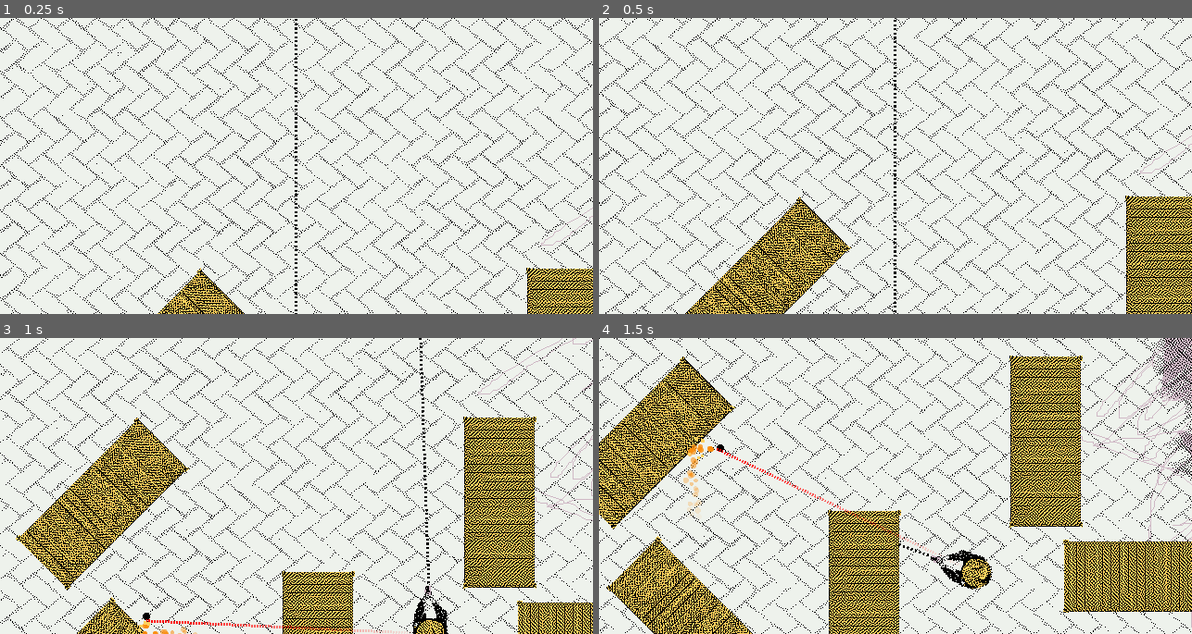
Above: before the commit, frames 1-4 (two rows, left to right).
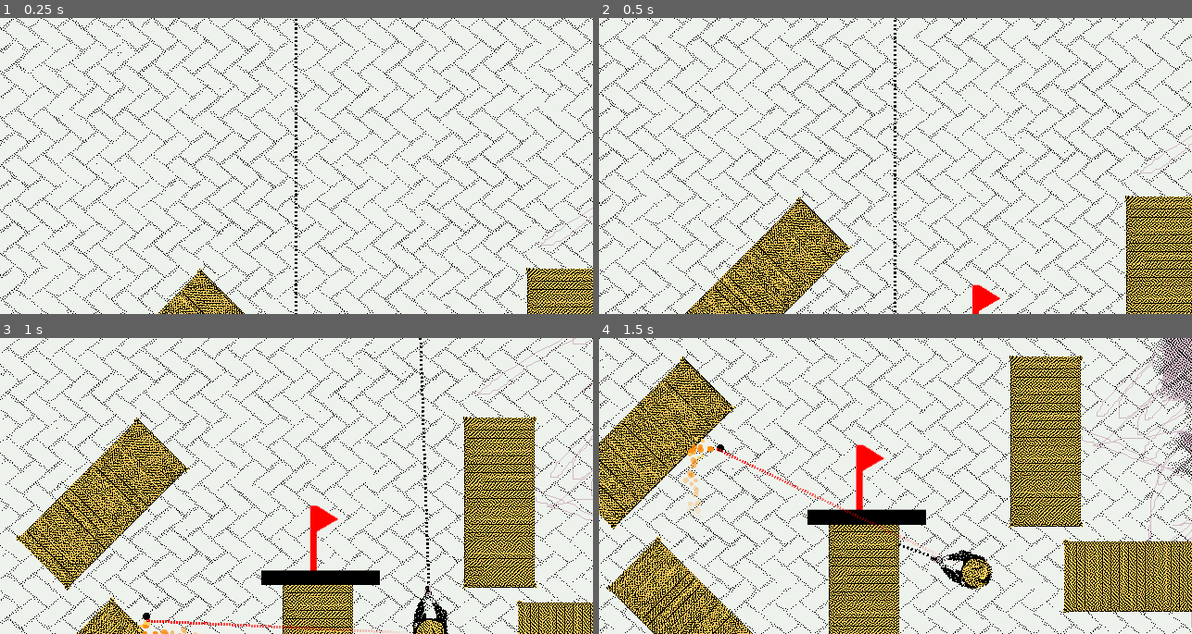
Above: after the commit, the same moments.

Repository: HalfdanBrage/nordicGame
Game: Godot game, scene res://Levels/Main_levels/level_1.tscn
Same seed, same stepped clock (60 frames per second), same inputs: the game is played once before the commit and once after it. This scene is started directly instead of the project's main scene.
Inputs (mouse positions are in pixels of both pictures, inside the frame that each line leads up to):
- Up to frame 1 (0.25 s): no input
- Up to frame 2 (0.5 s): no input
- Up to frame 3 (1 s): move the mouse to (426, 471) at 0.52 s; tap X (swap) at 0.6 s
- Up to frame 4 (1.5 s): move the mouse to (776, 500) at 1.27 s; tap Space (shoot) at 1.35 s

Frame 1 is identical in both runs. In frame 2, 0.3% of the frame differs, in the area x 62-68%, y 90-100%; in frame 3, 1.2%; in frame 4, 1.2%, in the area x 35-56%, y 35-64%.

Commit message:
created level complete screen

Diff:
--- a/Entities/Goal/goal.tscn
+++ b/Entities/Goal/goal.tscn
@@ -31,7 +31,7 @@
 }]
 
 [sub_resource type="RectangleShape2D" id="RectangleShape2D_1lyfu"]
-size = Vector2(127, 99)
+size = Vector2(78, 103.5)
 
 [node name="Goal" type="Node2D"]
 script = ExtResource("1_pllt4")
@@ -42,9 +42,11 @@
 frame_progress = 1.0
 
 [node name="PlayerCollisionArea" type="Area2D" parent="."]
+collision_layer = 0
+collision_mask = 4
 
 [node name="CollisionShape2D" type="CollisionShape2D" parent="PlayerCollisionArea"]
-position = Vector2(-0.5, -11.5)
+position = Vector2(-1, -14.25)
 shape = SubResource("RectangleShape2D_1lyfu")
 
 [connection signal="body_entered" from="PlayerCollisionArea" to="." method="_on_player_collision_area_body_entered"]
--- a/Entities/Player/player.gd
+++ b/Entities/Player/player.gd
@@ -62,11 +62,9 @@
 			disable_bullet()
 
 func swap_positions(node_1: Node2D, node_2: Node2D):
-	print("start")
 	var tmp = Vector2(node_1.global_position)
 	node_1.global_position = node_2.global_position
 	node_2.global_position = tmp
-	print("stop")
 
 func shoot():
 	if is_level_1:
@@ -112,7 +110,6 @@
 	if bullet != null:
 		line.show()
 		line.set_point_position(1, bullet.position - global_position)
-		print("Bullet pos : ", bullet.position)
 	else:
 		line.hide()
 
--- a/Levels/Main_levels/level_1.tscn
+++ b/Levels/Main_levels/level_1.tscn
@@ -1,9 +1,10 @@
-[gd_scene load_steps=5 format=3 uid="uid://ca5t82w3slikp"]
+[gd_scene load_steps=6 format=3 uid="uid://ca5t82w3slikp"]
 
-[ext_resource type="PackedScene" uid="uid://roboues66463" path="res://Levels/base_level.tscn" id="1_d8im6"]
-[ext_resource type="Texture2D" uid="uid://bunsd0p3k4rkj" path="res://Assets/Backgrounds/square.png" id="2_wm38g"]
+[ext_resource type="PackedScene" uid="uid://cgyllykybfibm" path="res://Levels/base_level.tscn" id="1_d8im6"]
+[ext_resource type="Texture2D" uid="uid://bvvpx72odpw3d" path="res://Assets/Backgrounds/square.png" id="2_wm38g"]
 [ext_resource type="PackedScene" uid="uid://btjcq63akrg2d" path="res://Entities/Terrain/containerYellow.tscn" id="3_5el4r"]
 [ext_resource type="PackedScene" uid="uid://chg348md75ben" path="res://Entities/Bullet/bullet.tscn" id="4_8mvcu"]
+[ext_resource type="PackedScene" uid="uid://1piu0qomd32m" path="res://Entities/Goal/goal.tscn" id="5_ik5cs"]
 
 [node name="Level-1" instance=ExtResource("1_d8im6")]
 
@@ -40,3 +41,6 @@
 
 [node name="Bullet" parent="." index="8" instance=ExtResource("4_8mvcu")]
 position = Vector2(221, -1)
+
+[node name="Goal" parent="." index="9" instance=ExtResource("5_ik5cs")]
+position = Vector2(94, -107)
--- /dev/null
+++ b/Levels/base_level.gd
@@ -0,0 +1,5 @@
+extends Node2D
+
+
+func _ready():
+	Musicplayer.play_chill()
--- a/Levels/base_level.tscn
+++ b/Levels/base_level.tscn
@@ -1,9 +1,11 @@
-[gd_scene load_steps=3 format=3 uid="uid://roboues66463"]
+[gd_scene load_steps=4 format=3 uid="uid://cgyllykybfibm"]
 
+[ext_resource type="Script" path="res://Levels/base_level.gd" id="1_seoey"]
 [ext_resource type="PackedScene" uid="uid://cg5jkbbj5pddo" path="res://Entities/Camera.tscn" id="2_836xk"]
 [ext_resource type="PackedScene" uid="uid://mgb64uhgo0cu" path="res://Entities/Player/player.tscn" id="3_bs6iq"]
 
-[node name="Test-level-1" type="Node2D"]
+[node name="BaseLevel" type="Node2D"]
+script = ExtResource("1_seoey")
 
 [node name="Camera2D" parent="." instance=ExtResource("2_836xk")]
 
--- /dev/null
+++ b/Menus/win_screen.gd
@@ -0,0 +1,4 @@
+extends CanvasLayer
+
+func _ready():
+	Musicplayer.play_out()
--- /dev/null
+++ b/Menus/win_screen.tscn
@@ -0,0 +1,80 @@
+[gd_scene load_steps=7 format=3 uid="uid://sff7u7unl340"]
+
+[ext_resource type="Script" path="res://Menus/win_screen.gd" id="1_3n6u5"]
+
+[sub_resource type="Gradient" id="Gradient_1fbc4"]
+colors = PackedColorArray(0, 0, 0, 1, 0, 0, 0, 0.745098)
+
+[sub_resource type="FastNoiseLite" id="FastNoiseLite_5sqbm"]
+
+[sub_resource type="NoiseTexture2D" id="NoiseTexture2D_5oa2y"]
+color_ramp = SubResource("Gradient_1fbc4")
+noise = SubResource("FastNoiseLite_5sqbm")
+
+[sub_resource type="Animation" id="Animation_q6uc0"]
+resource_name = "appear"
+length = 6.0
+tracks/0/type = "value"
+tracks/0/imported = false
+tracks/0/enabled = true
+tracks/0/path = NodePath("CenterContainer/FlowContainer/Label:custom_minimum_size")
+tracks/0/interp = 1
+tracks/0/loop_wrap = true
+tracks/0/keys = {
+"times": PackedFloat32Array(3.1, 5),
+"transitions": PackedFloat32Array(1, 1),
+"update": 0,
+"values": [Vector2(0, 0), Vector2(130, 0)]
+}
+tracks/1/type = "value"
+tracks/1/imported = false
+tracks/1/enabled = true
+tracks/1/path = NodePath("TextureRect:modulate")
+tracks/1/interp = 1
+tracks/1/loop_wrap = true
+tracks/1/keys = {
+"times": PackedFloat32Array(0, 2.2),
+"transitions": PackedFloat32Array(1, 1),
+"update": 0,
+"values": [Color(1, 1, 1, 0), Color(1, 1, 1, 1)]
+}
+
+[sub_resource type="AnimationLibrary" id="AnimationLibrary_42x66"]
+_data = {
+"appear": SubResource("Animation_q6uc0")
+}
+
+[node name="Win Screen" type="CanvasLayer"]
+script = ExtResource("1_3n6u5")
+
+[node name="TextureRect" type="TextureRect" parent="."]
+modulate = Color(1, 1, 1, 0)
+anchors_preset = 15
+anchor_right = 1.0
+anchor_bottom = 1.0
+grow_horizontal = 2
+grow_vertical = 2
+texture = SubResource("NoiseTexture2D_5oa2y")
+
+[node name="CenterContainer" type="CenterContainer" parent="."]
+anchors_preset = 15
+anchor_right = 1.0
+anchor_bottom = 1.0
+grow_horizontal = 2
+grow_vertical = 2
+
+[node name="FlowContainer" type="FlowContainer" parent="CenterContainer"]
+custom_minimum_size = Vector2(140, 0)
+layout_mode = 2
+
+[node name="Label" type="Label" parent="CenterContainer/FlowContainer"]
+layout_mode = 2
+text = "Level Complete!!!"
+clip_text = true
+text_overrun_behavior = 1
+
+[node name="AnimationPlayer" type="AnimationPlayer" parent="."]
+libraries = {
+"": SubResource("AnimationLibrary_42x66")
+}
+autoplay = "appear"
--- a/singletons/levelmanager.gd
+++ b/singletons/levelmanager.gd
@@ -1,4 +1,6 @@
 extends Node
+
+const WIN_SCREEN_RES = preload("res://Menus/win_screen.tscn")
 
 var _player: Player = null
 var currentLevelIndex = 0
@@ -13,7 +15,7 @@
 	return _player
 
 func show_win_screen():
-	pass
+	get_tree().current_scene.add_child(WIN_SCREEN_RES.instantiate())
 
 func select_level(index: int):
 	if (index > levels.size() - 1 || index < 0):
Not shown: 1 places in Entities/Goal/goal.tscn that only renumber resources
Not shown: 1 places in Levels/01_intro/level.tscn that only renumber resources
